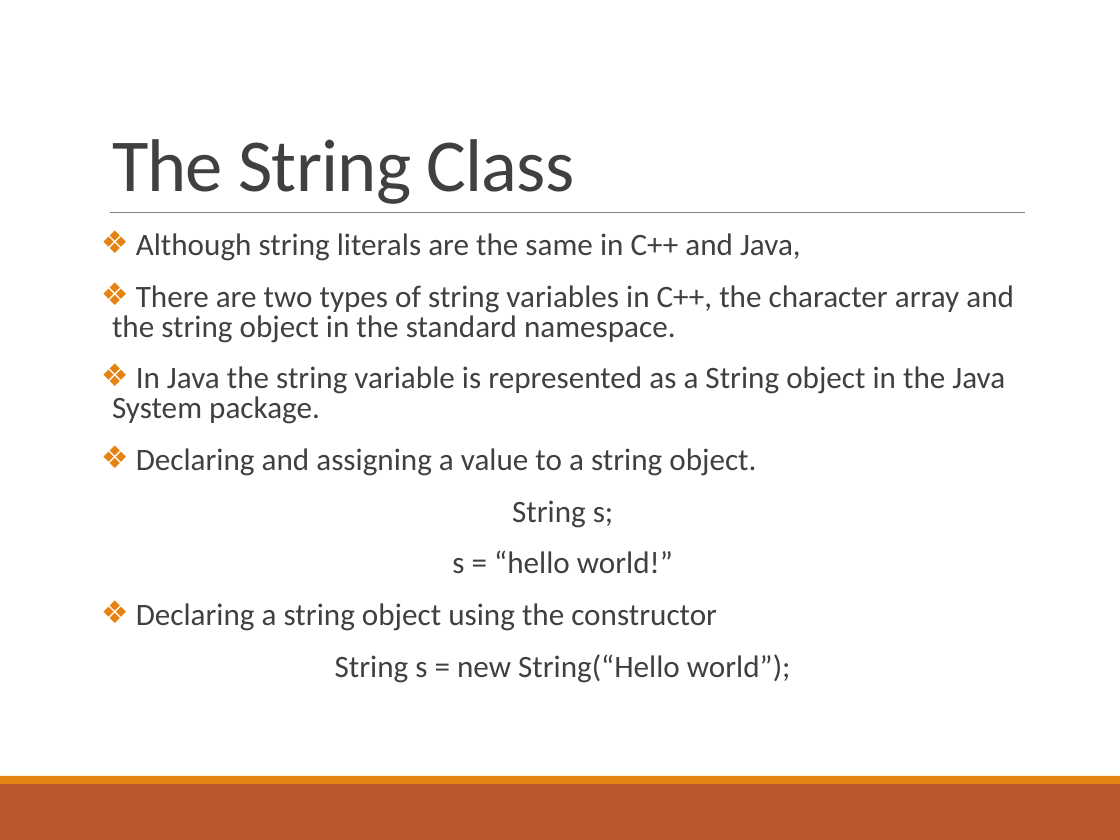
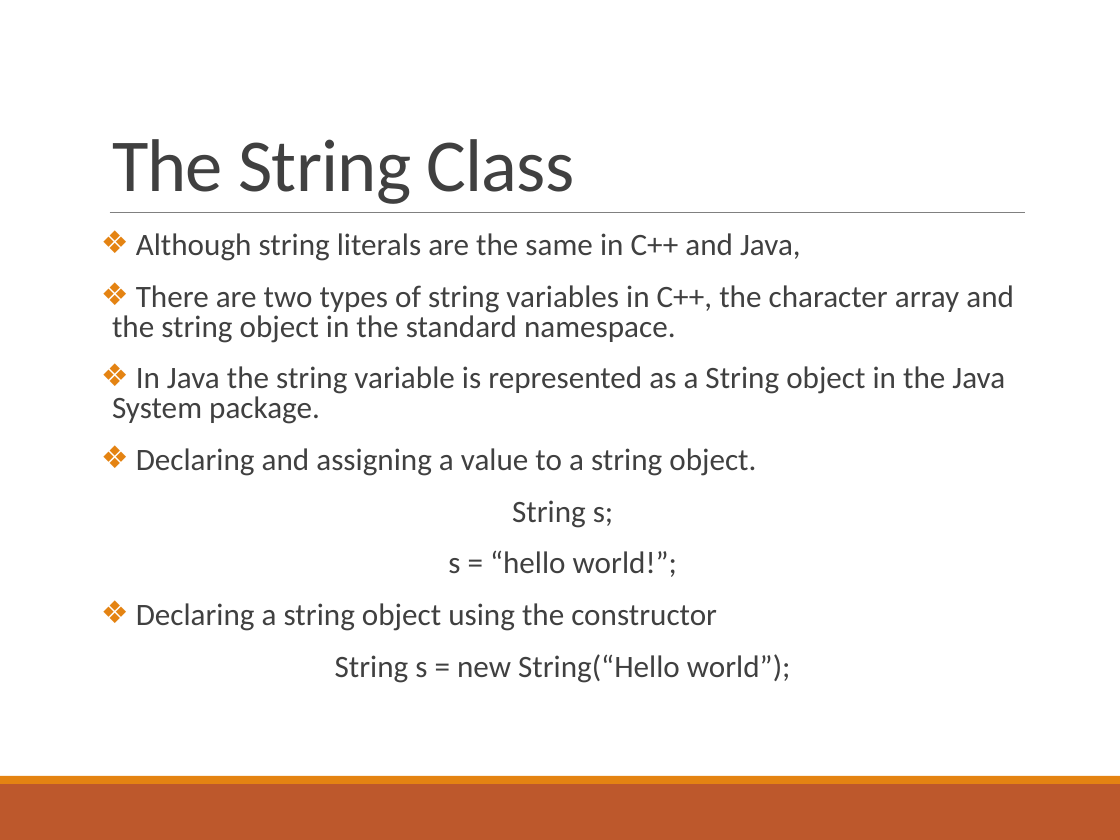
Before and after one commit to deeperj/dillinger, a slide deck: slide 13 of thesis/ukapp2/wqu_isc/sofware_design/Lesson 3 - Java.pptx. Drawn at 1120x840 pixels with LibreOffice and Linux fonts; fonts in the diff are those of the drawing. Boxes give left, top, right and bottom in pixels: in the first picture for what was removed or moved away, otherwise in the second. Text is boxed around its words. In the diff, an @@ line names an element or a change of style, - is before the commit and + after.

```diff
--- a/thesis/ukapp2/wqu_isc/sofware_design/Lesson 3 - Java.pptx
+++ b/thesis/ukapp2/wqu_isc/sofware_design/Lesson 3 - Java.pptx
@@ text at (448, 550, 677, 577): text changed @@
-s = “hello world!”
+s = “hello world!”;
```
Also in this commit, not shown: 3 other files.
